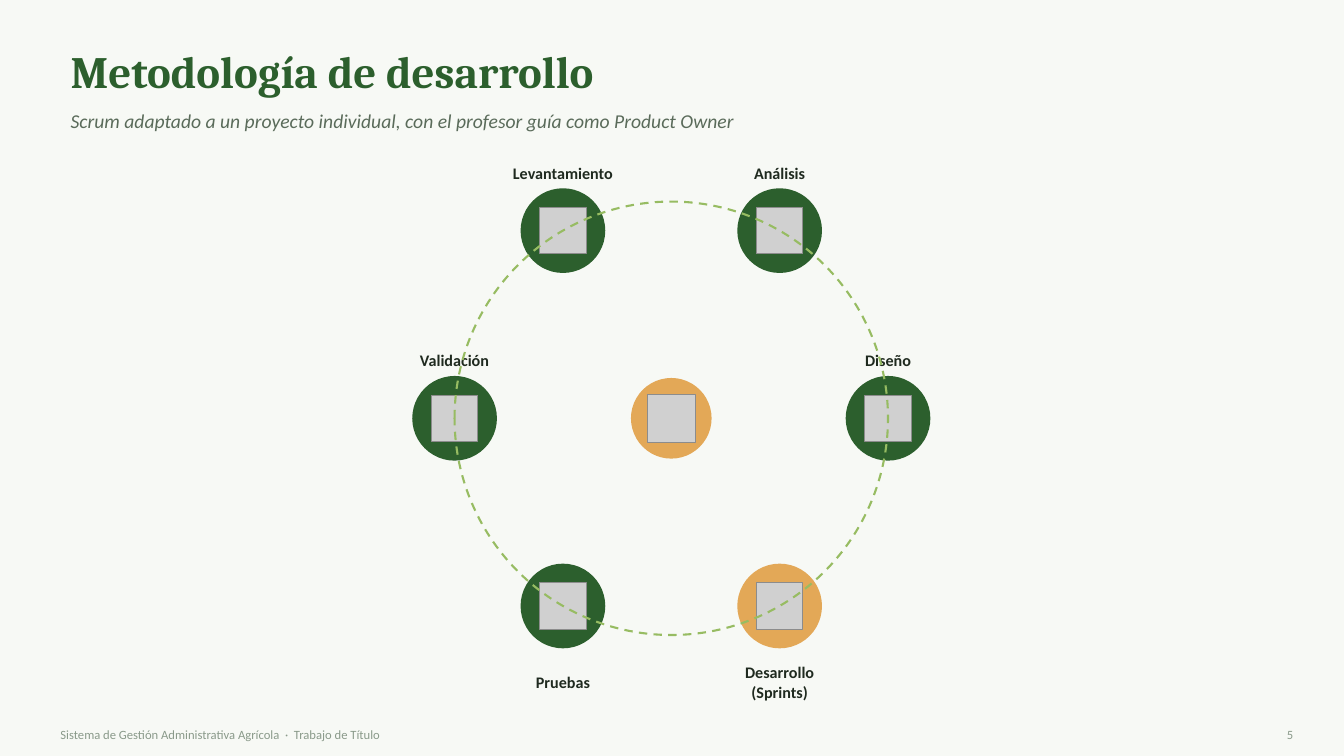
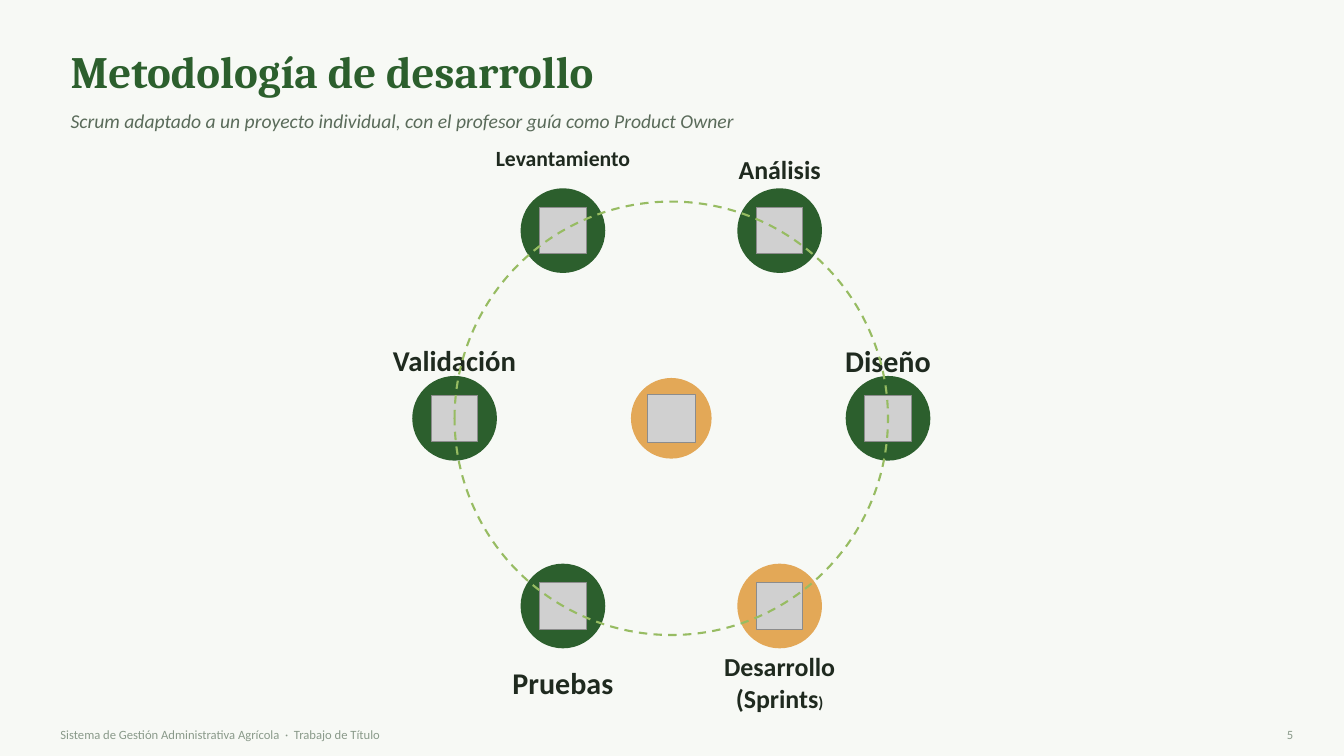
Before and after one commit to xXAlex236Xx/Capstone_005D, a slide deck: slide 6 of FASE 1/Evidencias Grupales/Presentacion_Proyecto.pptx (slide 5 before the commit). Drawn at 1344x756 pixels with LibreOffice and Linux fonts; fonts in the diff are those of the drawing; grey boxes stand for pictures. Boxes give left, top, right and bottom in pixels: in the first picture for what was removed or moved away, otherwise in the second. Text is boxed around its words. In the diff, an @@ line names an element or a change of style, - is before the commit and + after.

```diff
--- a/FASE 1/Evidencias Grupales/Presentacion_Proyecto.pptx
+++ b/FASE 1/Evidencias Grupales/Presentacion_Proyecto.pptx
@@ text "Levantamiento": place and size @@
-text "Levantamiento" at [513,168,613,179]
+text "Levantamiento" at [496,151,630,166]
@@ text "Levantamiento" at [496,151,630,166]: size 11.5 to 15.5 pt @@
@@ text "Análisis" at [739,160,821,179]: size 11.5 to 18.5 pt @@
@@ text "Validación" at [393,351,516,379]: size 11.5 to 20.5 pt @@
@@ text "Diseño" at [845,347,931,380]: size 11.5 to 21.5 pt @@
@@ text "Pruebas" at [512,673,613,695]: size 11.5 to 21.5 pt @@
@@ text "Desarrollo" at [724,657,835,712]: size 11.5 to 18.5 pt @@
```
Also in this commit, not shown: 7 other slides changed, 1 slide added.
